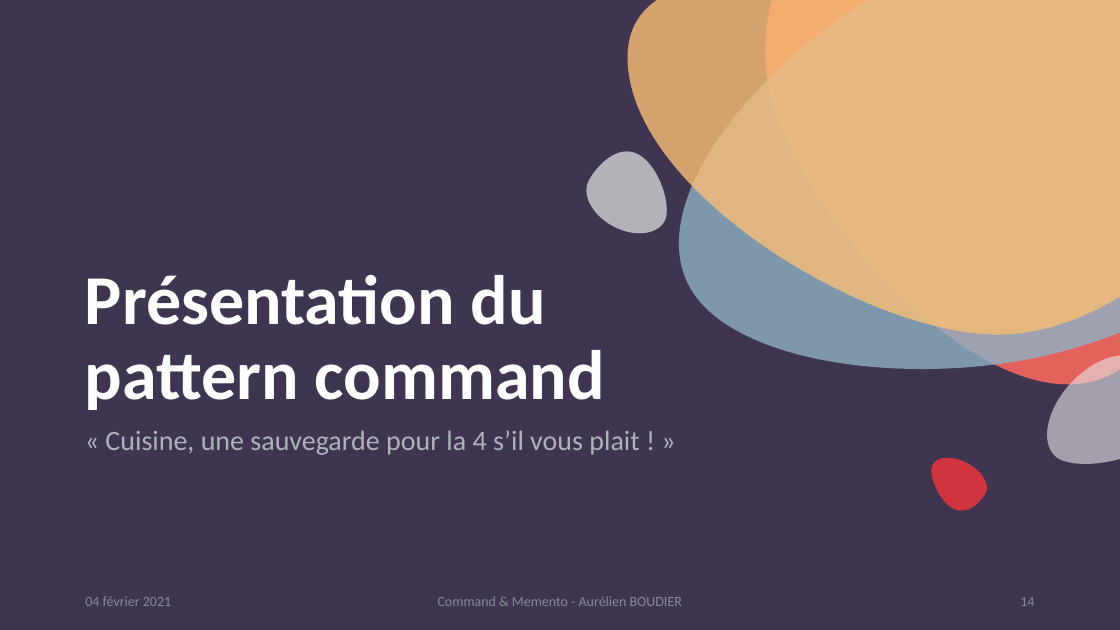
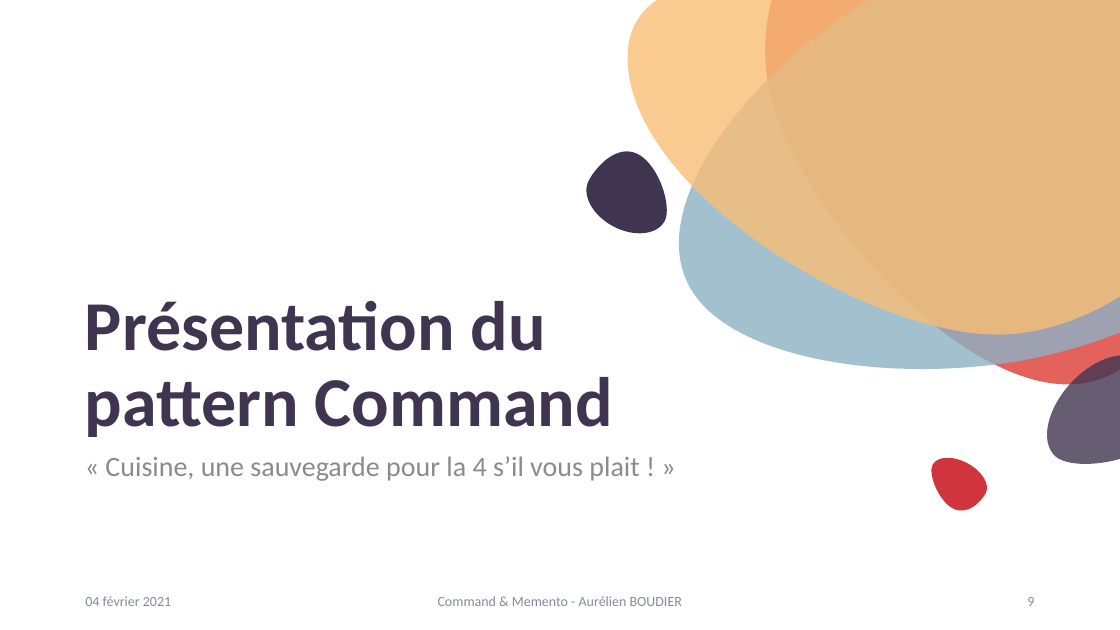
Before and after one commit to kyweez/CDA-14-DESIGN-PATTERN, a slide deck: slide 9 of 01-Powerpoint-presentation/PowerpointPresentation.pptx (slide 14 before the commit). Drawn at 1120x630 pixels with LibreOffice and Linux fonts; fonts in the diff are those of the drawing. Boxes give left, top, right and bottom in pixels: in the first picture for what was removed or moved away, otherwise in the second. Text is boxed around its words. In the diff, an @@ line names an element or a change of style, - is before the commit and + after.

Commit message:
Commnand & Memento pattern / Done

```diff
--- a/01-Powerpoint-presentation/PowerpointPresentation.pptx
+++ b/01-Powerpoint-presentation/PowerpointPresentation.pptx
@@ background #403551 to #FFFFFF @@
@@ freeform shape at <box>586,151,667,234</box>: fill #E7E6E6 at 70% opacity to #403551 @@
@@ title at <box>85,301,613,437</box>: text changed; text colour #FFFFFF to #403551 @@
-Présentation du
-pattern command
+Présentation du
+pattern Command
@@ freeform shape at <box>1047,355,1120,464</box>: fill #E7E6E6 at 60% opacity to #403551 at 80% opacity @@
@@ text "« Cuisine, une sauvegarde pour ...": place and size @@
-text "« Cuisine, une sauvegarde pour ..." at <box>105,430,639,455</box>
+text "« Cuisine, une sauvegarde pour ..." at <box>105,456,639,481</box>
@@ text "« Cuisine, une sauvegarde pour ..." at <box>105,456,639,481</box>: text colour #ADB2BB to #8C8C8C @@
@@ page number at <box>1027,597,1034,606</box>: text changed @@
-14
+9
```
Also in this commit, not shown: 10 other slides changed, 7 slides added, 10 slides removed, 6 other files.
